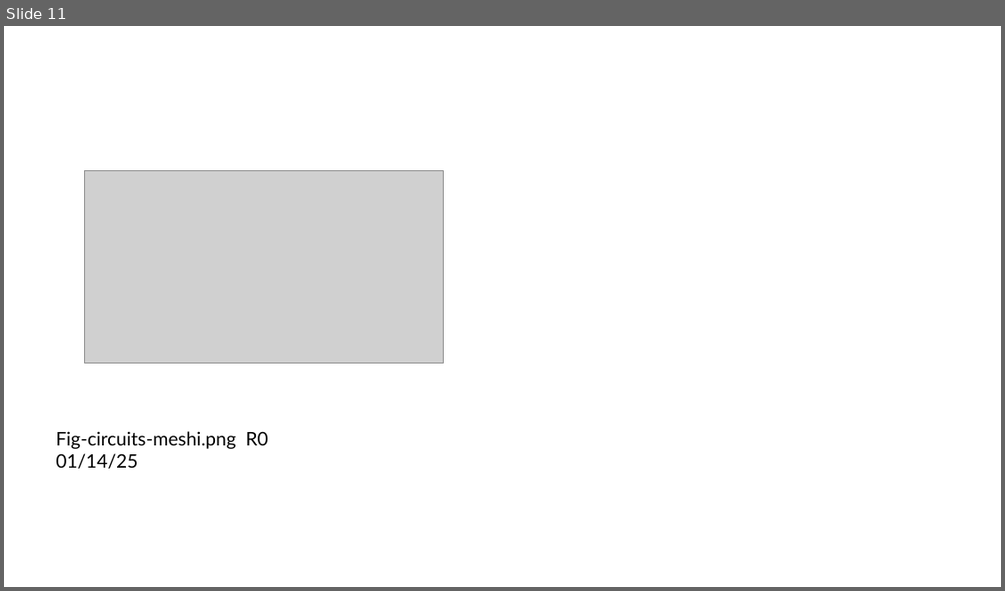
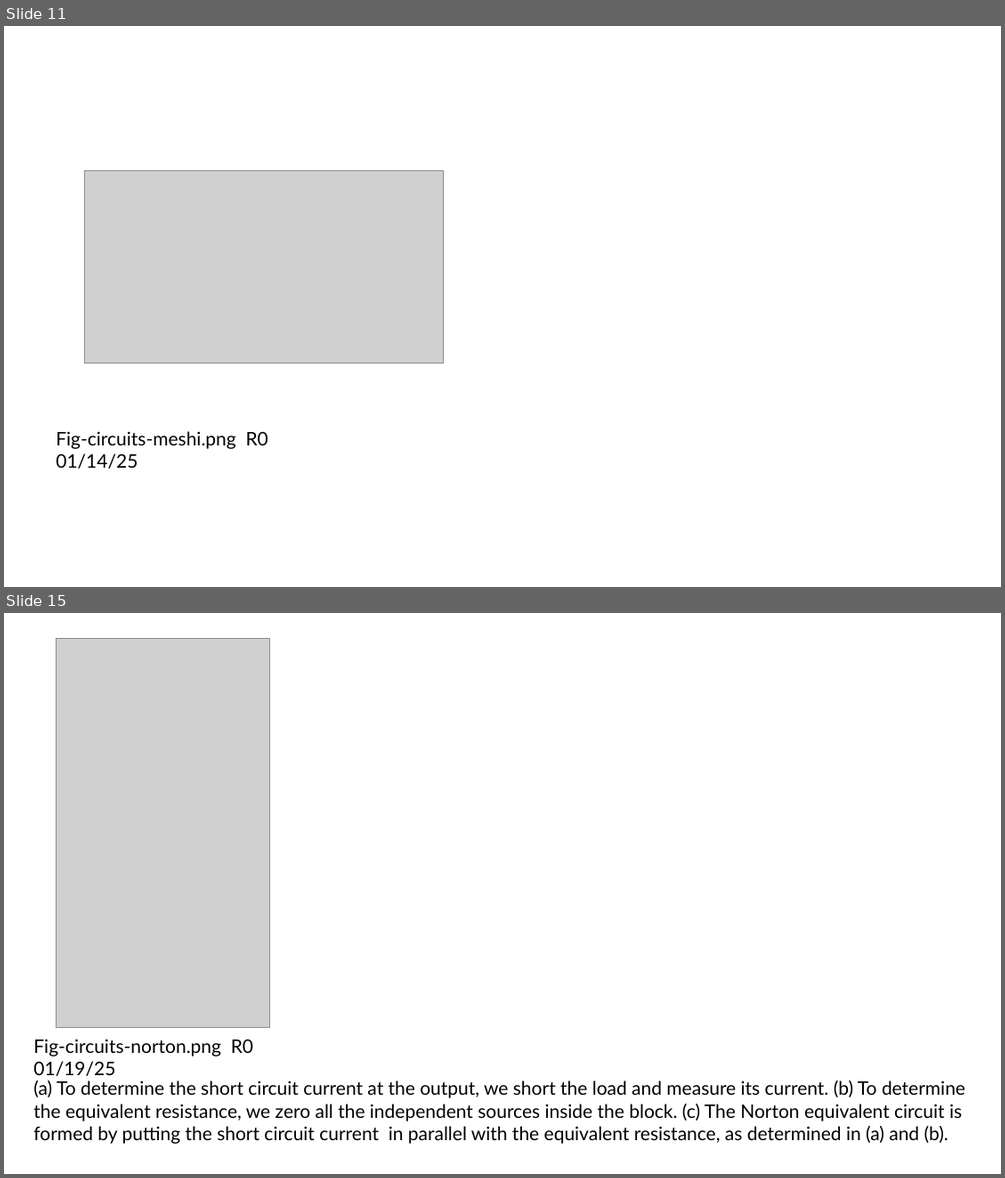
Before and after one commit to mixignal-press/ebook-ice1, a slide deck: figures/fig.pptx. Shown one above the other, each under a label of ours: slide 11 before the commit, slides 11 and 15 after it; the slides between them are not shown. The pictures are 1005x591 and 1005x1178 pixels, drawn with LibreOffice and Linux fonts; fonts in the diff are those of the drawing; grey boxes stand for pictures. Boxes give left, top, right and bottom in pixels: in the first picture for what was removed or moved away, otherwise in the second. Text is boxed around its words. In the diff, an @@ line names an element or a change of style, - is before the commit and + after.

```diff
--- a/figures/fig.pptx
+++ b/figures/fig.pptx
@@ slide 15 added at (4, 613, 1001, 1174), background #FFFFFF @@
@@ picture added at (57, 639, 269, 1027) @@
@@ text added at (33, 1038, 253, 1076), 18 pt, text #000000 @@
+Fig-circuits-norton.png R0 01/19/25
@@ text added at (33, 1080, 965, 1143), 18 pt, text #000000 @@
+(a) To determine the short circuit current at the output, we short the load and measure its current. (b) To determine the equivalent resistance, we zero all the independent sources inside the block. (c) The Norton equivalent circuit is formed by putting the short circuit current in parallel with the equivalent resistance, as determined in (a) and (b).
```
Also in this commit, not shown: 1 slide changed, 2 other slides added, 2 other files.
